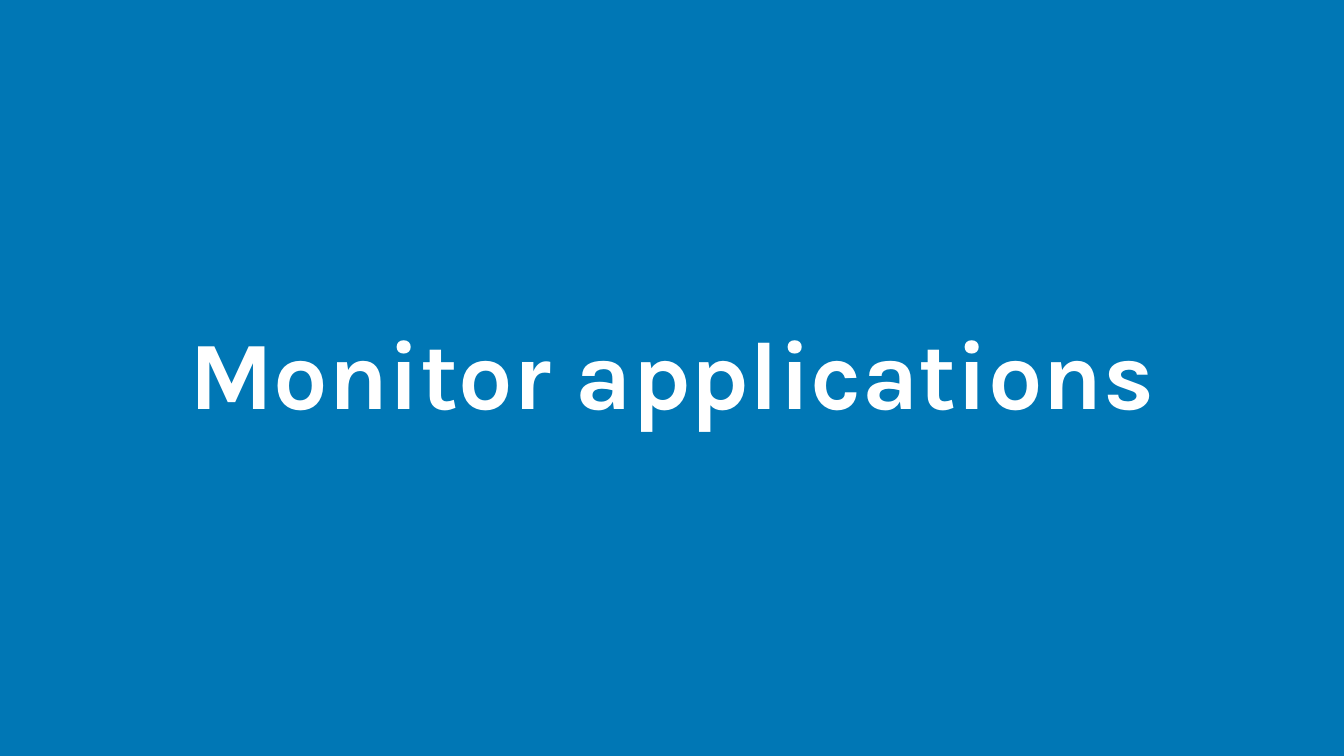
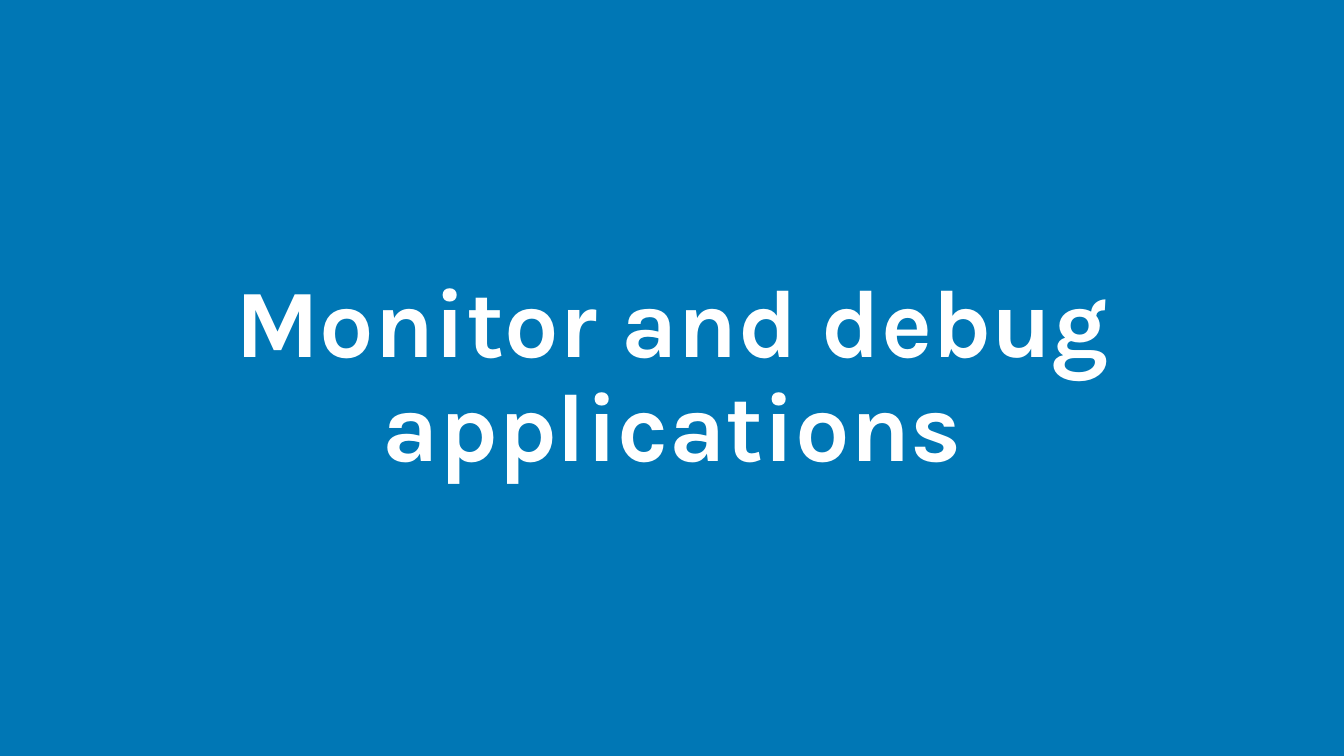
Before and after one commit to rdiazconcha/ckad-exam-prep, a slide deck: slide 1 of chapter-03/03-monitor/03_03_monitor.pptx. Drawn at 1344x756 pixels with LibreOffice and Linux fonts; fonts in the diff are those of the drawing. Boxes give left, top, right and bottom in pixels: in the first picture for what was removed or moved away, otherwise in the second. Text is boxed around its words. In the diff, an @@ line names an element or a change of style, - is before the commit and + after.

```diff
--- a/chapter-03/03-monitor/03_03_monitor.pptx
+++ b/chapter-03/03-monitor/03_03_monitor.pptx
@@ title at (x1=235, y1=288, x2=1109, y2=484): text changed @@
-Monitor applications
+Monitor and debug applications
```
Also in this commit, not shown: 1 other slide changed, 1 slide added, 16 other files.
